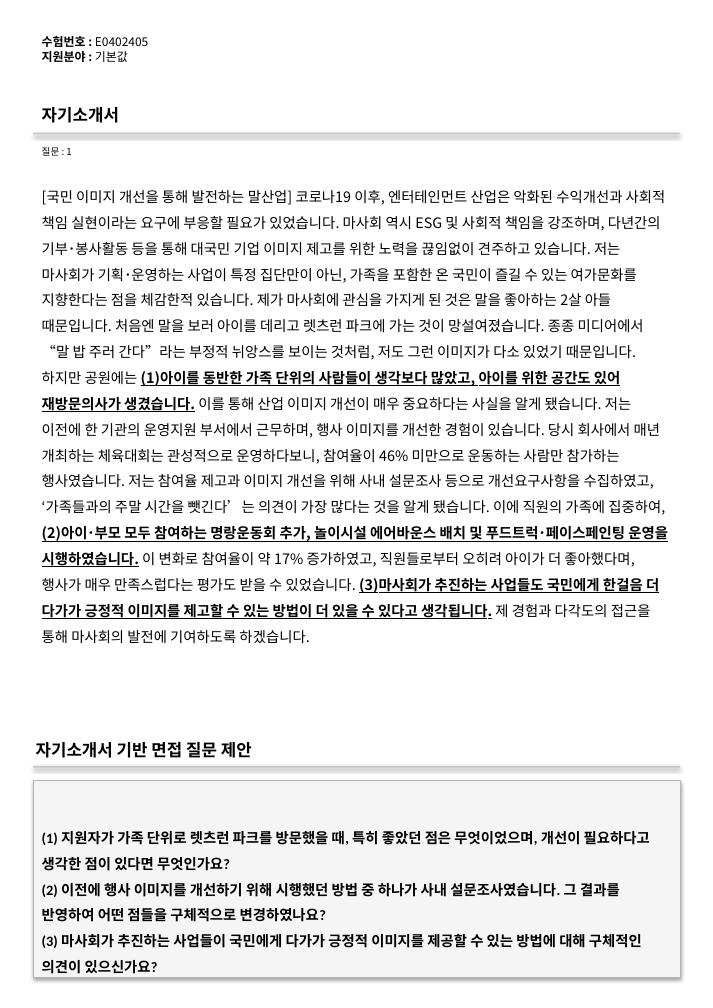
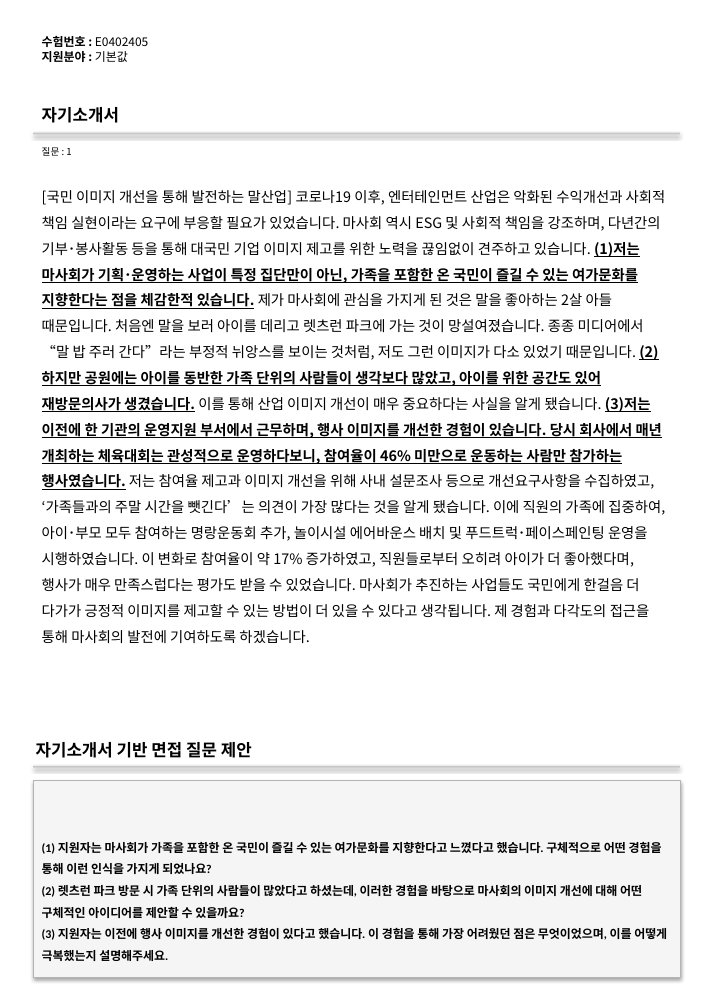
Before and after one commit to DaeGul2/isbr-auto-questionnaire, a slide deck: slide 9 of flask-server/outputs/output.pptx. Drawn at 713x1008 pixels with LibreOffice and Linux fonts; fonts in the diff are those of the drawing. Boxes give left, top, right and bottom in pixels: in the first picture for what was removed or moved away, otherwise in the second. Text is boxed around its words. In the diff, an @@ line names an element or a change of style, - is before the commit and + after.

```diff
--- a/flask-server/outputs/output.pptx
+++ b/flask-server/outputs/output.pptx
@@ text at box(42, 190, 666, 643): text changed @@
-[국민 이미지 개선을 통해 발전하는 말산업] 코로나19 이후, 엔터테인먼트 산업은 악화된 수익개선과 사회적 책임 실현이라는 요구에 부응할 필요가 있었습니다. 마사회 역시 ESG 및 사회적 책임을 강조하며, 다년간의 기부･봉사활동 등을 통해 대국민 기업 이미지 제고를 위한 노력을 끊임없이 견주하고 있습니다. 저는 마사회가 기획･운영하는 사업이 특정 집단만이 아닌, 가족을 포함한 온 국민이 즐길 수 있는 여가문화를 지향한다는 점을 체감한적 있습니다. 제가 마사회에 관심을 가지게 된 것은 말을 좋아하는 2살 아들 때문입니다. 처음엔 말을 보러 아이를 데리고 렛츠런 파크에 가는 것이 망설여졌습니다. 종종 미디어에서 “말 밥 주러 간다”라는 부정적 뉘앙스를 보이는 것처럼, 저도 그런 이미지가 다소 있었기 때문입니다. 하지만 공원에는 (1)아이를 동반한 가족 단위의 사람들이 생각보다 많았고, 아이를 위한 공간도 있어 재방문의사가 생겼습니다. 이를 통해 산업 이미지 개선이 매우 중요하다는 사실을 알게 됐습니다. 저는 이전에 한 기관의 운영지원 부서에서 근무하며, 행사 이미지를 개선한 경험이 있습니다. 당시 회사에서 매년 개최하는 체육대회는 관성적으로 운영하다보니, 참여율이 46% 미만으로 운동하는 사람만 참가하는 행사였습니다. 저는 참여율 제고과 이미지 개선을 위해 사내 설문조사 등으로 개선요구사항을 수집하였고, ‘가족들과의 주말 시간을 뺏긴다’는 의견이 가장 많다는 것을 알게 됐습니다. 이에 직원의 가족에 집중하여, (2)아이･부모 모두 참여하는 명랑운동회 추가, 놀이시설 에어바운스 배치 및 푸드트럭･페이스페인팅 운영을 시행하였습니다. 이 변화로 참여율이 약 17% 증가하였고, 직원들로부터 오히려 아이가 더 좋아했다며, 행사가 매우 만족스럽다는 평가도 받을 수 있었습니다. (3)마사회가 추진하는 사업들도 국민에게 한걸음 더 다가가 긍정적 이미지를 제고할 수 있는 방법이 더 있을 수 있다고 생각됩니다. 제 경험과 다각도의 접근을 통해 마사회의 발전에 기여하도록 하겠습니다.
+[국민 이미지 개선을 통해 발전하는 말산업] 코로나19 이후, 엔터테인먼트 산업은 악화된 수익개선과 사회적 책임 실현이라는 요구에 부응할 필요가 있었습니다. 마사회 역시 ESG 및 사회적 책임을 강조하며, 다년간의 기부･봉사활동 등을 통해 대국민 기업 이미지 제고를 위한 노력을 끊임없이 견주하고 있습니다. (1)저는 마사회가 기획･운영하는 사업이 특정 집단만이 아닌, 가족을 포함한 온 국민이 즐길 수 있는 여가문화를 지향한다는 점을 체감한적 있습니다. 제가 마사회에 관심을 가지게 된 것은 말을 좋아하는 2살 아들 때문입니다. 처음엔 말을 보러 아이를 데리고 렛츠런 파크에 가는 것이 망설여졌습니다. 종종 미디어에서 “말 밥 주러 간다”라는 부정적 뉘앙스를 보이는 것처럼, 저도 그런 이미지가 다소 있었기 때문입니다. (2)하지만 공원에는 아이를 동반한 가족 단위의 사람들이 생각보다 많았고, 아이를 위한 공간도 있어 재방문의사가 생겼습니다. 이를 통해 산업 이미지 개선이 매우 중요하다는 사실을 알게 됐습니다. (3)저는 이전에 한 기관의 운영지원 부서에서 근무하며, 행사 이미지를 개선한 경험이 있습니다. 당시 회사에서 매년 개최하는 체육대회는 관성적으로 운영하다보니, 참여율이 46% 미만으로 운동하는 사람만 참가하는 행사였습니다. 저는 참여율 제고과 이미지 개선을 위해 사내 설문조사 등으로 개선요구사항을 수집하였고, ‘가족들과의 주말 시간을 뺏긴다’는 의견이 가장 많다는 것을 알게 됐습니다. 이에 직원의 가족에 집중하여, 아이･부모 모두 참여하는 명랑운동회 추가, 놀이시설 에어바운스 배치 및 푸드트럭･페이스페인팅 운영을 시행하였습니다. 이 변화로 참여율이 약 17% 증가하였고, 직원들로부터 오히려 아이가 더 좋아했다며, 행사가 매우 만족스럽다는 평가도 받을 수 있었습니다. 마사회가 추진하는 사업들도 국민에게 한걸음 더 다가가 긍정적 이미지를 제고할 수 있는 방법이 더 있을 수 있다고 생각됩니다. 제 경험과 다각도의 접근을 통해 마사회의 발전에 기여하도록 하겠습니다.
@@ text in rectangle at box(42, 839, 667, 961): text changed; size 12 to 10 pt @@
-(1) 지원자가 가족 단위로 렛츠런 파크를 방문했을 때, 특히 좋았던 점은 무엇이었으며, 개선이 필요하다고 생각한 점이 있다면 무엇인가요?
-(2) 이전에 행사 이미지를 개선하기 위해 시행했던 방법 중 하나가 사내 설문조사였습니다. 그 결과를 반영하여 어떤 점들을 구체적으로 변경하였나요?
-(3) 마사회가 추진하는 사업들이 국민에게 다가가 긍정적 이미지를 제공할 수 있는 방법에 대해 구체적인 의견이 있으신가요?
+(1) 지원자는 마사회가 가족을 포함한 온 국민이 즐길 수 있는 여가문화를 지향한다고 느꼈다고 했습니다. 구체적으로 어떤 경험을 통해 이런 인식을 가지게 되었나요?
+(2) 렛츠런 파크 방문 시 가족 단위의 사람들이 많았다고 하셨는데, 이러한 경험을 바탕으로 마사회의 이미지 개선에 대해 어떤 구체적인 아이디어를 제안할 수 있을까요?
+(3) 지원자는 이전에 행사 이미지를 개선한 경험이 있다고 했습니다. 이 경험을 통해 가장 어려웠던 점은 무엇이었으며, 이를 어떻게 극복했는지 설명해주세요.
```
Also in this commit, not shown: 15 other slides changed, 10 other files.
